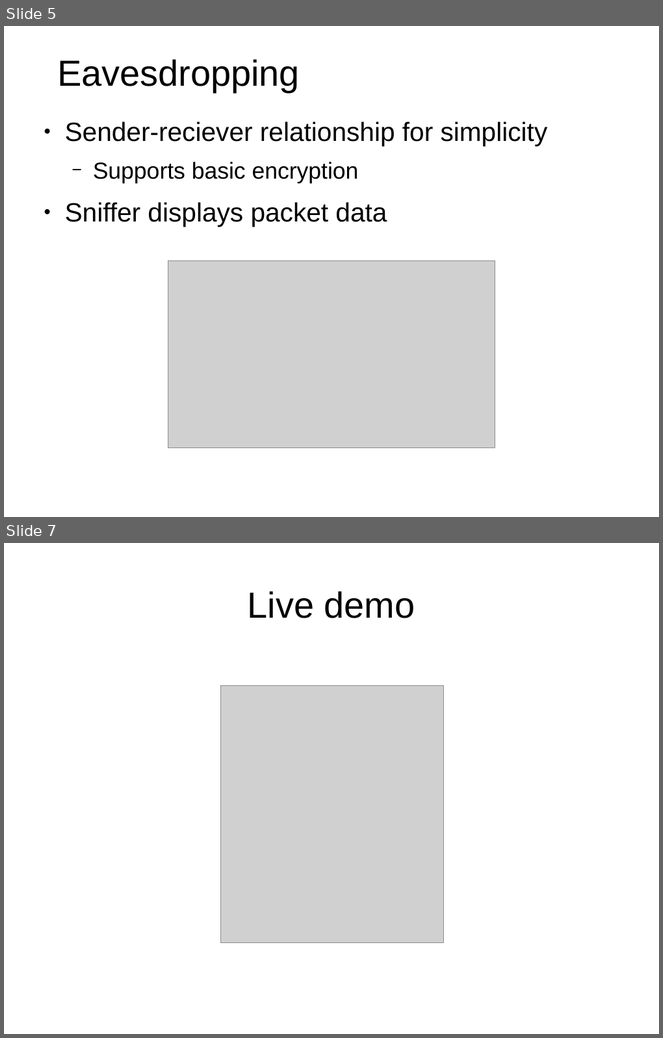
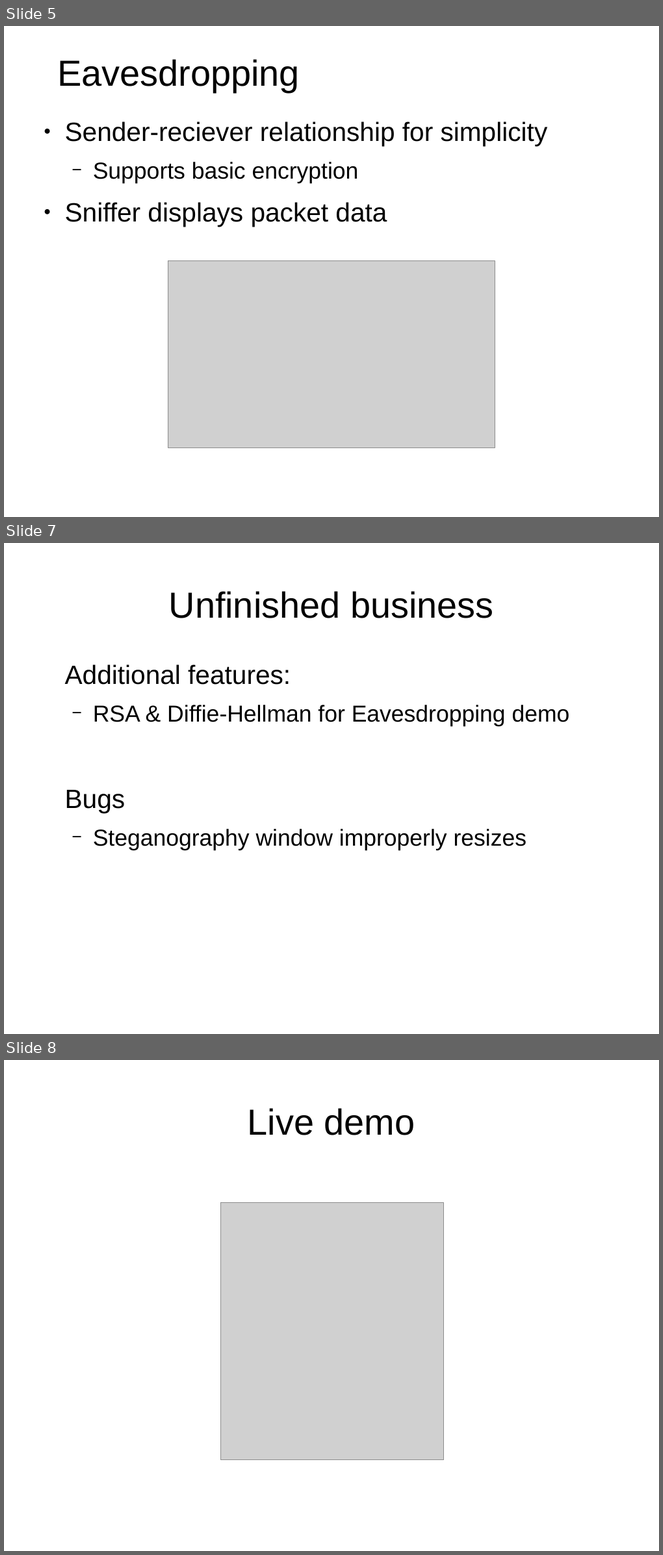
Before and after one commit to nzimm/toolkit, a slide deck: Presentation.odp. Shown one above the other, each under a label of ours: slides 5 and 7 before the commit, slides 5, 7 and 8 after it; the slides between them are not shown. The pictures are 663x1038 and 663x1555 pixels, drawn with LibreOffice and Linux fonts; fonts in the diff are those of the drawing; grey boxes stand for pictures. Boxes give left, top, right and bottom in pixels: in the first picture for what was removed or moved away, otherwise in the second. Text is boxed around its words. In the diff, an @@ line names an element or a change of style, - is before the commit and + after.

```diff
--- a/Presentation.odp
+++ b/Presentation.odp
@@ slide 7 added at (4, 543, 659, 1034), background #FFFFFF @@
@@ title added at (169, 591, 493, 618), 44 pt, text #000000 @@
+Unfinished business
@@ text added at (65, 665, 570, 850), 28 pt, text #000000 @@
+Additional features:
+  − RSA & Diffie-Hellman for Eavesdropping demo
+Bugs
+  − Steganography window improperly resizes
@@ what was slide 7 is now slide 8 @@
```
Also in this commit, not shown: 1 slide changed, 4 other files.
